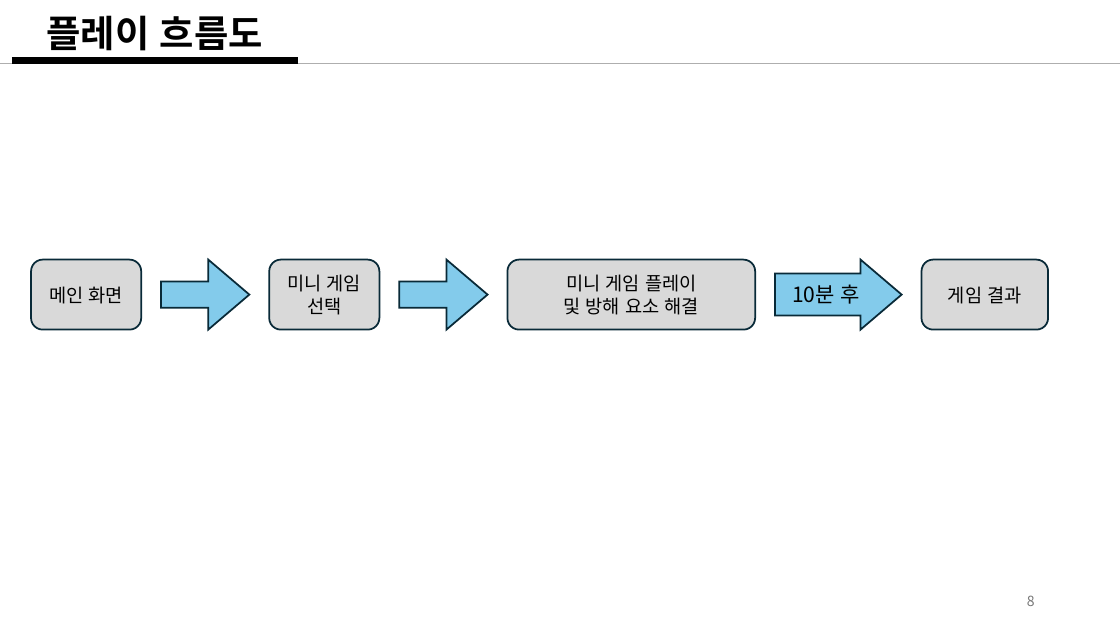
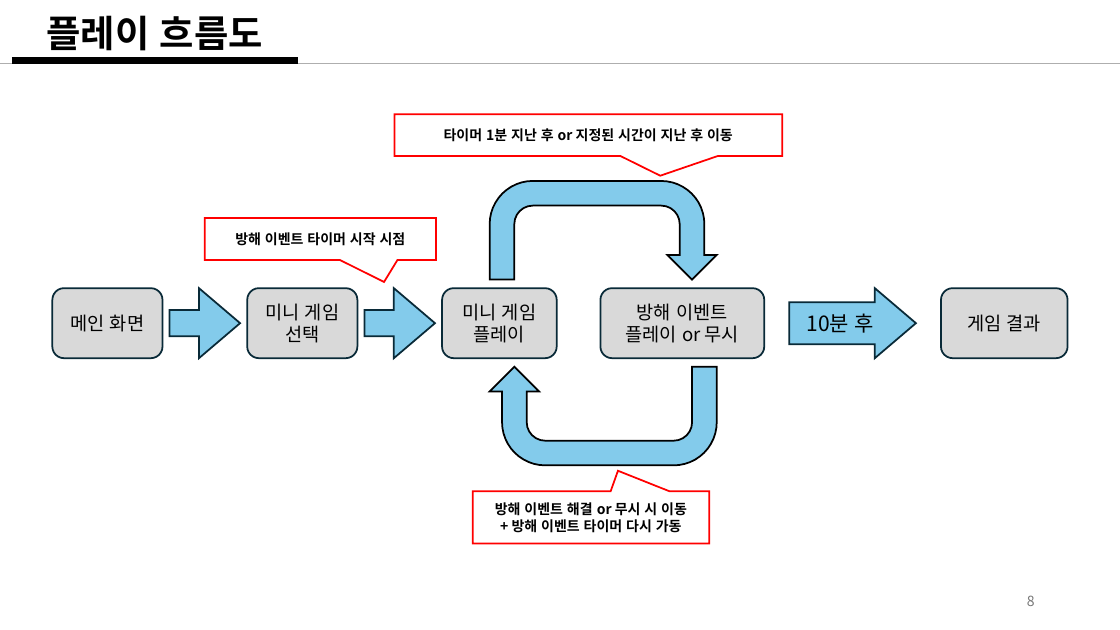
Before and after one commit to weariness00/Mandle_10Minute_Game, a slide deck: slide 8 of document/Please Leave me alone!.pptx. Drawn at 1120x630 pixels with LibreOffice and Linux fonts; fonts in the diff are those of the drawing. Boxes give left, top, right and bottom in pixels: in the first picture for what was removed or moved away, otherwise in the second. Text is boxed around its words. In the diff, an @@ line names an element or a change of style, - is before the commit and + after.

Commit message:
20250213_기획서_update_흐름도 수정
- 흐름도 수정

```diff
--- a/document/Please Leave me alone!.pptx
+++ b/document/Please Leave me alone!.pptx
@@ group added at box(205, 114, 783, 544): 3 speech boxes, 2 uturn arrows, 1 rounded rectangle @@
+방해 이벤트
+플레이 or 무시
+방해 이벤트 타이머 시작 시점
+방해 이벤트 해결 or 무시 시 이동
++ 방해 이벤트 타이머 다시 가동
+타이머 1분 지난 후 or 지정된 시간이 지난 후 이동
@@ rounded rectangle "메인 화면": place and size @@
-rounded rectangle "메인 화면" at box(31, 260, 141, 329)
+rounded rectangle "메인 화면" at box(52, 288, 162, 358)
@@ right arrow: place and size @@
-right arrow at box(161, 260, 250, 329)
+right arrow at box(170, 288, 240, 358)
@@ rounded rectangle "미니 게임 선택": place and size @@
-rounded rectangle "미니 게임 선택" at box(270, 260, 380, 329)
+rounded rectangle "미니 게임 선택" at box(247, 288, 357, 358)
@@ right arrow: place and size @@
-right arrow at box(399, 260, 487, 329)
+right arrow at box(365, 288, 435, 358)
@@ rounded rectangle "미니 게임": place and size @@
-rounded rectangle "미니 게임" at box(507, 260, 755, 329)
+rounded rectangle "미니 게임" at box(442, 288, 556, 358)
@@ right arrow "10분 후": place and size @@
-right arrow "10분 후" at box(776, 260, 902, 329)
+right arrow "10분 후" at box(790, 288, 917, 358)
@@ rounded rectangle "게임 결과": place and size @@
-rounded rectangle "게임 결과" at box(922, 260, 1049, 329)
+rounded rectangle "게임 결과" at box(941, 288, 1068, 358)
@@ text in rounded rectangle at box(463, 303, 536, 343): text changed @@
-미니 게임 플레이
-및 방해 요소 해결
+미니 게임
+플레이
```
Also in this commit, not shown: 1 other file.
